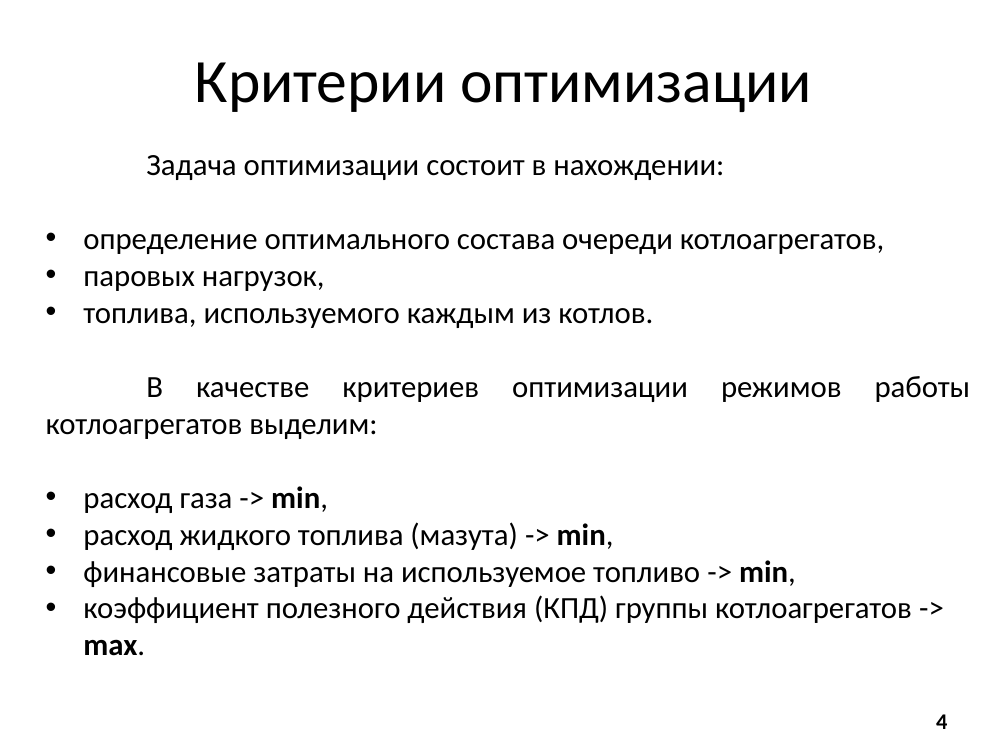
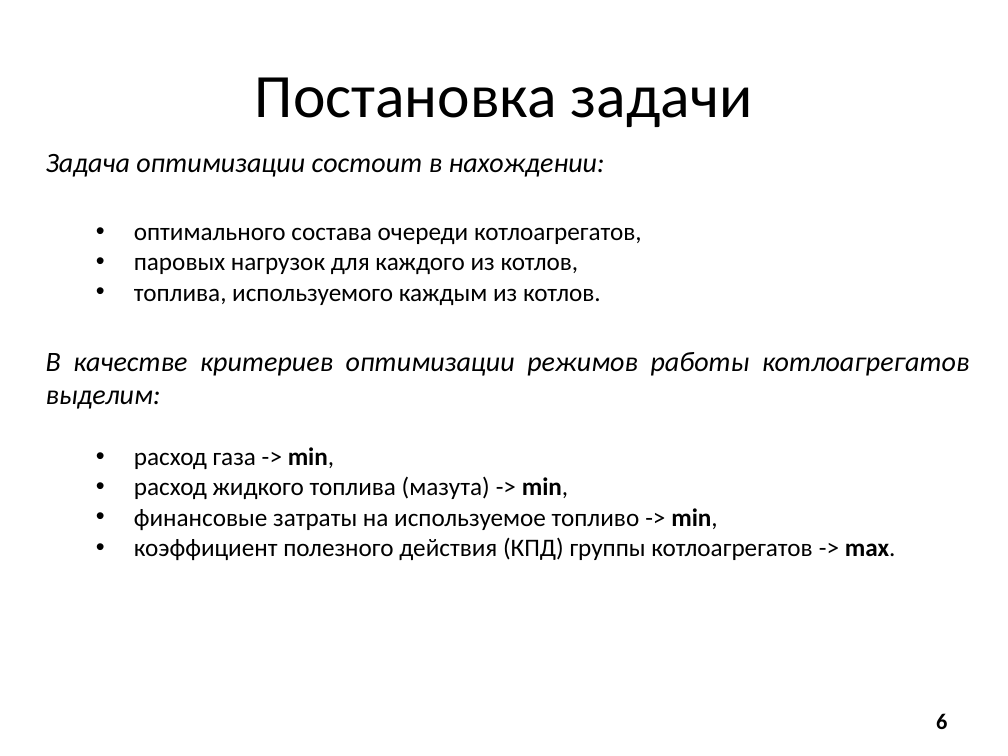
Before and after one commit to arkuzmin/diplom, a slide deck: slide 6 of optimization/4 семестр/Смотр 19.05.14/Презентация.pptx (slide 4 before the commit). Drawn at 1008x756 pixels with LibreOffice and Linux fonts; fonts in the diff are those of the drawing. Boxes give left, top, right and bottom in pixels: in the first picture for what was removed or moved away, otherwise in the second. Text is boxed around its words. In the diff, an @@ line names an element or a change of style, - is before the commit and + after.

```diff
--- a/optimization/4 семестр/Смотр 19.05.14/Презентация.pptx
+++ b/optimization/4 семестр/Смотр 19.05.14/Презентация.pptx
@@ title at (x1=255, y1=77, x2=752, y2=127): text changed @@
-  Критерии оптимизации
+  Постановка задачи
@@ text at (x1=46, y1=154, x2=969, y2=560): size 22 to 20 pt, italic on in "Задача оптимизации состоит в нахождении:", "В качестве критериев оптимизации режимов работы котлоагрегат ..."; size 22 to 18 pt in "топлива, используемого каждым из котлов.", "расход газа -> min,", "расход жидкого топлива (мазута) -> min,", "финансовые затраты на используемое топливо -> min," and 1 more places; list level 1 to 2 in "топлива, используемого каждым из котлов."; list level 1 to 2 in "расход газа -> min,"; list level 1 to 2 in "расход жидкого топлива (мазута) -> ..."; list level 1 to 2 in "финансовые затраты на используемое топливо ..."; list level 1 to 2 in "коэффициент полезного действия (КПД) группы ..." @@
@@ text at (x1=134, y1=227, x2=642, y2=274): text changed; size 22 to 18 pt @@
-• определение оптимального состава очереди котлоагрегатов,
-• паровых нагрузок,
+  • оптимального состава очереди котлоагрегатов,
+  • паровых нагрузок для каждого из котлов,
@@ page number at (x1=936, y1=713, x2=947, y2=729): text changed @@
-4
+6
```
Also in this commit, not shown: 11 other slides changed, 4 slides added, 1 slide removed, 2 other files.
